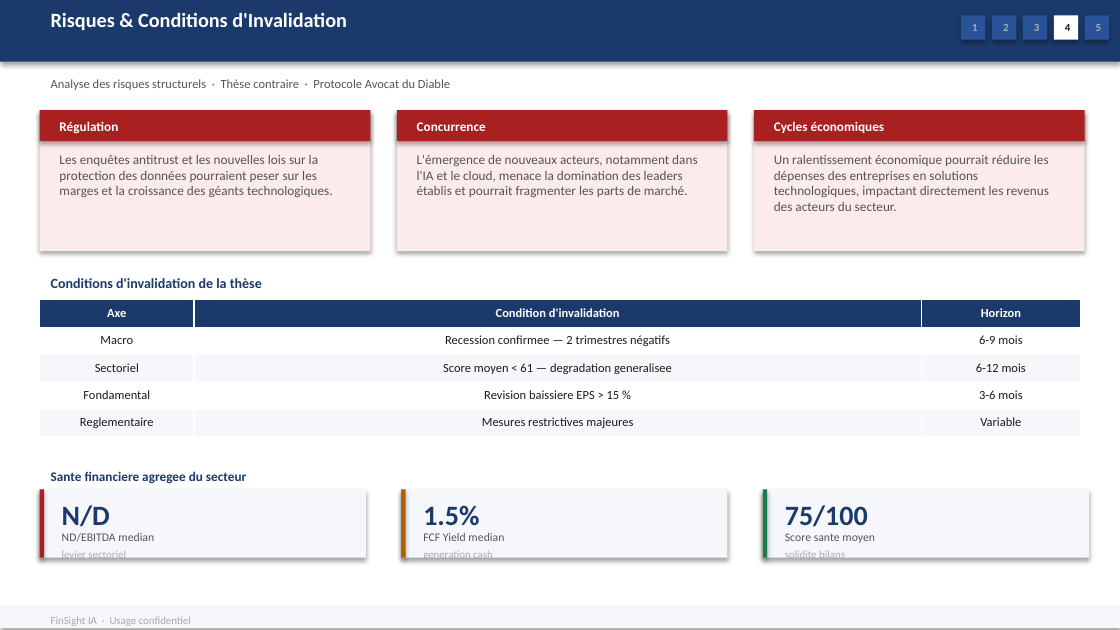
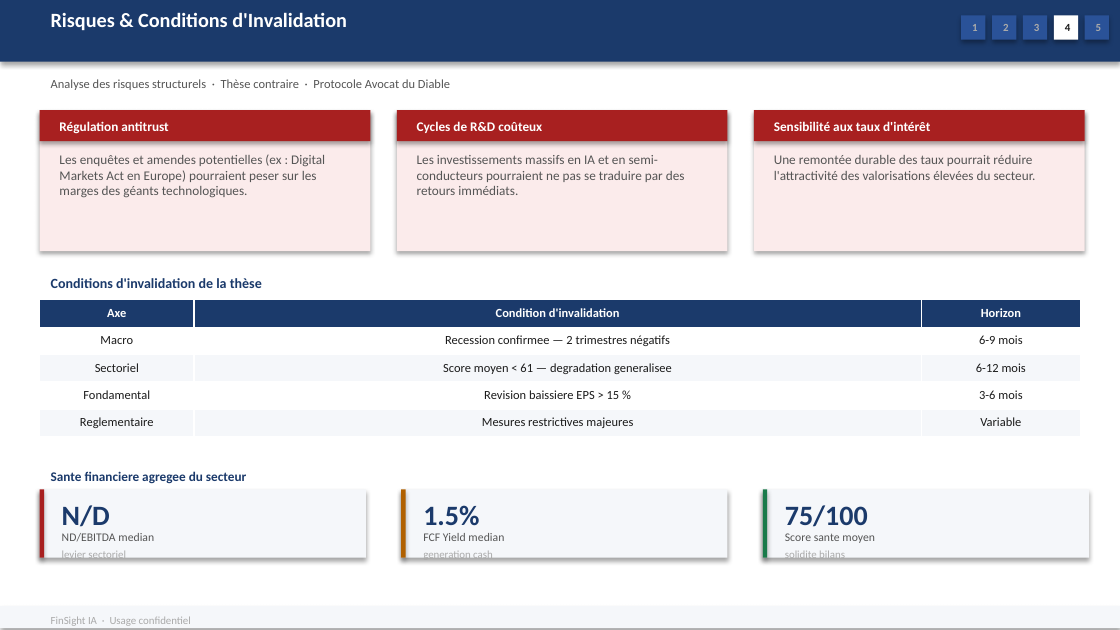
Before and after one commit to baptistejeh07-art/finsight-ia, a slide deck: slide 17 of preview/secteur_Technology_S&P_500/secteur_Technology_S&P_500.pptx. Drawn at 1120x630 pixels with LibreOffice and Linux fonts; fonts in the diff are those of the drawing. Boxes give left, top, right and bottom in pixels: in the first picture for what was removed or moved away, otherwise in the second. Text is boxed around its words. In the diff, an @@ line names an element or a change of style, - is before the commit and + after.

Commit message:
chore(preview): secteur_Technology_S&P_500 outputs regeneres

```diff
--- a/preview/secteur_Technology_S&P_500/secteur_Technology_S&P_500.pptx
+++ b/preview/secteur_Technology_S&P_500/secteur_Technology_S&P_500.pptx
@@ text at <box>59,121,168,134</box>: text changed @@
-Régulation
+Régulation antitrust
@@ text at <box>417,121,542,133</box>: text changed @@
-Concurrence
+Cycles de R&D coûteux
@@ text at <box>774,121,930,131</box>: text changed @@
-Cycles économiques
+Sensibilité aux taux d'intérêt
@@ text at <box>59,154,325,197</box>: text changed @@
-Les enquêtes antitrust et les nouvelles lois sur la protection des données pourraient peser sur les marges et la croissance des géants technologiques.
+Les enquêtes et amendes potentielles (ex : Digital Markets Act en Europe) pourraient peser sur les marges des géants technologiques.
@@ text at <box>417,155,685,195</box>: text changed @@
-L'émergence de nouveaux acteurs, notamment dans l'IA et le cloud, menace la domination des leaders établis et pourrait fragmenter les parts de marché.
+Les investissements massifs en IA et en semi-conducteurs pourraient ne pas se traduire par des retours immédiats.
@@ text at <box>774,155,1036,180</box>: text changed @@
-Un ralentissement économique pourrait réduire les dépenses des entreprises en solutions technologiques, impactant directement les revenus des acteurs du secteur.
+Une remontée durable des taux pourrait réduire l'attractivité des valorisations élevées du secteur.
```
Also in this commit, not shown: 5 other slides changed, 2 other files.
